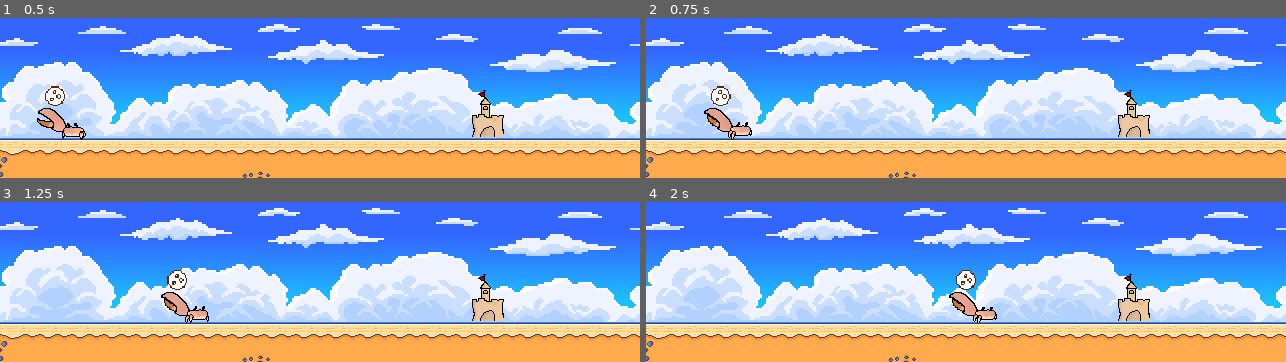
Above: before the commit, frames 1-4 (two rows, left to right).
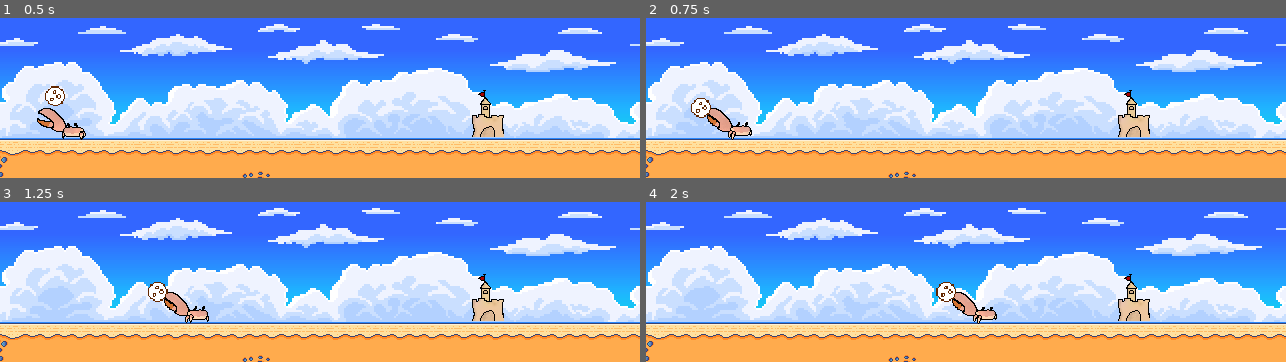
Above: after the commit, the same moments.

Repository: Ruilesser/CHacks2025
Game: Godot game, scene res://Scenes/sandbox.tscn
Same seed, same stepped clock (60 frames per second), same inputs: the game is played once before the commit and once after it. This scene is started directly instead of the project's main scene.
Inputs (mouse positions are in pixels of both pictures, inside the frame that each line leads up to):
- Up to frame 1 (0.5 s): no input
- Up to frame 2 (0.75 s): tap Enter (p2_grab) at 0.5 s; move the mouse to (outside the picture) at 0.52 s; hold D (p1_right) from 0.53 s (still down); hold Shift (p1_grab) from 0.53 s (still down)
- Up to frame 3 (1.25 s): keep holding D (p1_right); keep holding Shift (p1_grab); tap W (p1_up) at 0.77 s
- Up to frame 4 (2 s): keep holding D (p1_right); move the mouse to (outside the picture) at 1.27 s; release Shift (p1_grab) at 1.28 s; tap Down (p2_down) at 1.35 s; tap W (p1_up) at 1.52 s

Frame 1 is identical in both runs. In frame 2, 0.6% of the frame differs, in the area x 7-14%, y 42-63%; in frame 3, 0.3%; in frame 4, 0.6%, in the area x 45-52%, y 42-63%.

Commit message:
Player throw function

Diff:
--- a/one-armed-crabs/Player/player.tscn
+++ b/one-armed-crabs/Player/player.tscn
@@ -112,6 +112,9 @@
 [node name="Marker2D" type="Marker2D" parent="Claw"]
 position = Vector2(-36, -25)
 
+[node name="AimMarker" type="Marker2D" parent="Claw"]
+position = Vector2(-36, -59)
+
 [node name="ClawGrabBox" type="Area2D" parent="Claw" groups=["Player"]]
 collision_layer = 8
 collision_mask = 7
@@ -120,9 +123,5 @@
 position = Vector2(-31.5, -18.5)
 shape = SubResource("RectangleShape2D_mottc")
 
-[node name="RayCast2D" type="RayCast2D" parent="Claw"]
-position = Vector2(-36, -25)
-rotation = 3.14159
-
 [connection signal="area_entered" from="Claw/ClawGrabBox" to="." method="_on_claw_grab_box_area_entered"]
 [connection signal="area_exited" from="Claw/ClawGrabBox" to="." method="_on_claw_grab_box_area_exited"]
--- a/one-armed-crabs/Scenes/ball.tscn
+++ b/one-armed-crabs/Scenes/ball.tscn
@@ -3,7 +3,8 @@
 [ext_resource type="Texture2D" uid="uid://dywnxvuwpen3m" path="res://Assets/nut.png" id="1_tqd5g"]
 
 [sub_resource type="GDScript" id="GDScript_pdaq6"]
-script/source = "extends Node2D  # Change from RigidBody2D to Node2D for more control
+script/source = "extends RigidBody2D  # Change from RigidBody2D to Node2D for more control
+@onready var collision_shape_2d: CollisionShape2D = $CollisionShape2D
 
 var is_grabbed := false
 var grabber = null
@@ -11,6 +12,8 @@
 
 func _ready() -> void:
 	is_grabbed = false
+	#print(\"am i a throwable? \")
+	#print(self.is_in_group(\"Throwable\"))
 
 func _physics_process(delta: float) -> void:
 	if is_grabbed and grabber:
@@ -25,6 +28,15 @@
 	grabber = null
 	throw_force = force  # Store force for physics
 	set_deferred(\"process_mode\", Node.PROCESS_MODE_INHERIT)  # Re-enable physics
+
+
+func _process(delta: float) -> void:
+	if is_freeze_enabled():
+		collision_shape_2d.set_disabled(true)
+		global_position = get_parent().global_position
+	else:
+		collision_shape_2d.set_disabled(false)
+
 "
 
 [sub_resource type="SpriteFrames" id="SpriteFrames_5lc7k"]
@@ -41,6 +53,7 @@
 [sub_resource type="CircleShape2D" id="CircleShape2D_s1x4i"]
 
 [node name="Ball" type="RigidBody2D" groups=["Throwable"]]
+z_index = 5
 collision_layer = 7
 collision_mask = 7
 script = SubResource("GDScript_pdaq6")
@@ -49,10 +62,10 @@
 scale = Vector2(1.25, 1.25)
 sprite_frames = SubResource("SpriteFrames_5lc7k")
 
-[node name="CollisionShape2D" type="CollisionShape2D" parent="."]
+[node name="CollisionShape2D" type="CollisionShape2D" parent="." groups=["Throwable"]]
 shape = SubResource("CircleShape2D_s1x4i")
 
 [node name="Area2D" type="Area2D" parent="."]
 
-[node name="CollisionShape2D" type="CollisionShape2D" parent="Area2D"]
+[node name="CollisionShape2D" type="CollisionShape2D" parent="Area2D" groups=["Throwable"]]
 shape = SubResource("CircleShape2D_s1x4i")
--- a/one-armed-crabs/Scripts/player.gd
+++ b/one-armed-crabs/Scripts/player.gd
@@ -5,6 +5,7 @@
 @onready var animated_sprite = $AnimatedSprite2D
 @onready var animated_claw = $Claw/AnimatedSprite2D
 @onready var marker_2d: Marker2D = $Claw/Marker2D
+@onready var aim_marker: Marker2D = $Claw/AimMarker
 
 @export var isPlayer2 = false
 
@@ -64,6 +65,9 @@
 			if grabbed_object:
 				grabbed_object.reparent(player_1.get_parent())
 				grabbed_object.set_freeze_enabled(false)
+				var distance = aim_marker.global_position - marker_2d.global_position
+
+				grabbed_object.set_linear_velocity(distance * current_charge/30 )
 
 			# Short delay before returning to idle position
 			await get_tree().create_timer(0.1).timeout
